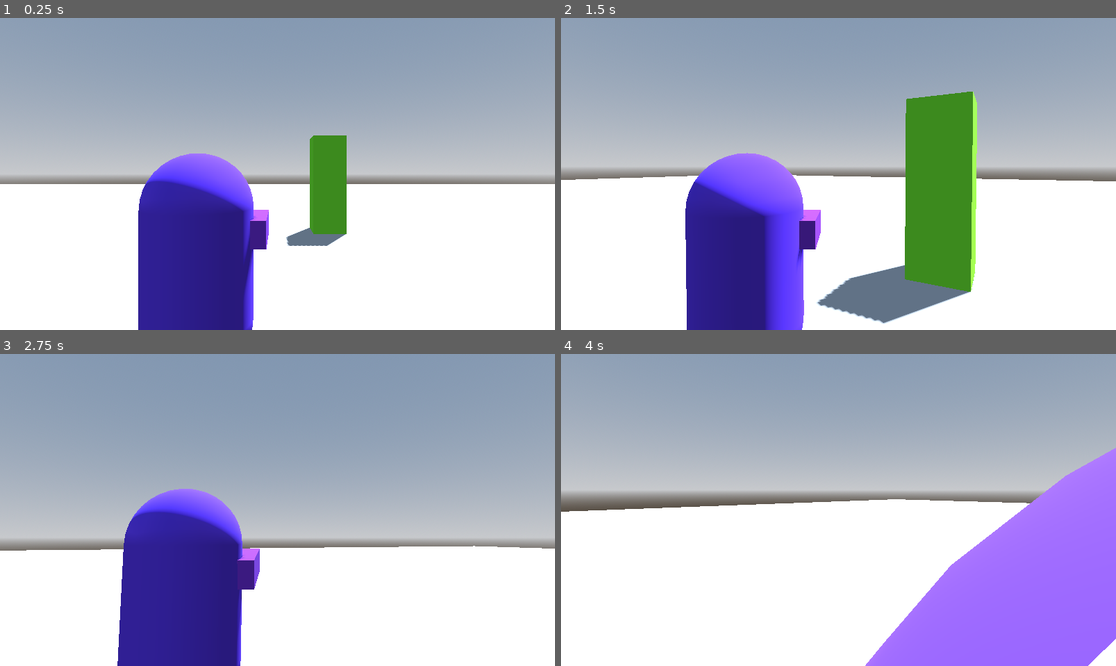
Above: before the commit, frames 1-4 (two rows, left to right).
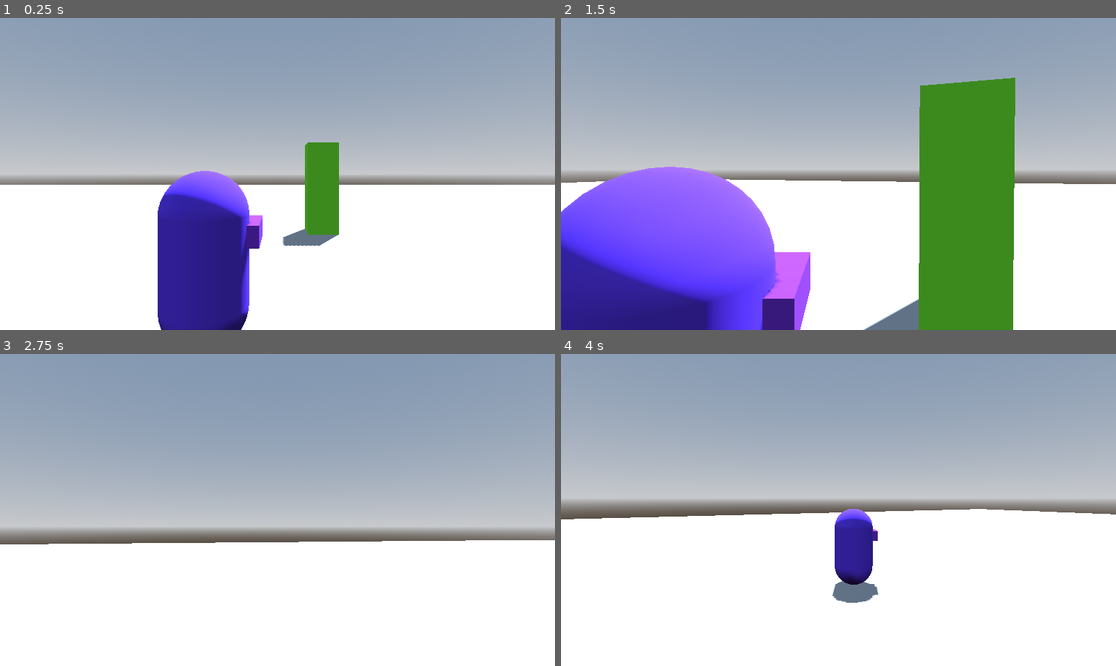
Above: after the commit, the same moments.

Repository: NxKuma/ISCS_3D
Game: Godot game, scene res://Scene/main.tscn
The game is run twice, just before and just after one commit, with the same random seed, the same clock (stepped at 60 frames per second) and the same inputs.
Inputs (mouse positions are in pixels of both pictures, inside the frame that each line leads up to):
- Up to frame 1 (0.25 s): no input
- Up to frame 2 (1.5 s): tap Enter (ui_accept) at 0.5, 0.77 s; move the mouse to (866, 174) at 0.52 s; hold Right mouse button (aim) 0.53-1.28 s; hold W (up) from 0.53 s (still down); move the mouse to (810, 174) at 1.27 s; right-click (810, 174) at 1.35 s
- Up to frame 3 (2.75 s): keep holding W (up); tap Enter (ui_accept) at 1.52 s; move the mouse to (288, 503) at 2.02 s; hold Shift (run) from 2.03 s (still down); right-click (288, 503) at 2.3 s
- Up to frame 4 (4 s): keep holding W (up); move the mouse to (832, 516) at 2.77 s; release Shift (run) at 2.78 s; click (832, 516) at 2.85 s; tap Enter (ui_accept) at 3.02, 3.77 s; right-click (832, 516) at 3.05 s; move the mouse to (877, 513) at 3.52 s; hold Right mouse button (aim) from 3.53 s (still down); tap V (switchcam) at 3.6 s

The runs differ from the first frame. In frame 1, 6.1% of the frame differs, in the area x 0-100%, y 37-100%; in frame 2, 35%, in the area x 0-100%, y 19-100%; in frame 3, 17%; in frame 4, 26%.

Commit message:
connected ADS and cam switch
known issue:
- aiming on the left side causes camera to go back instead of forward
- aimed camera goes through walls

Diff:
--- a/3rd-person-shooter/Scene/player.tscn
+++ b/3rd-person-shooter/Scene/player.tscn
@@ -15,36 +15,6 @@
 [sub_resource type="StandardMaterial3D" id="StandardMaterial3D_e5ids"]
 albedo_color = Color(0.415686, 0.176471, 0.741176, 1)
 
-[sub_resource type="Animation" id="Animation_b573p"]
-resource_name = "shoulder_left"
-tracks/0/type = "value"
-tracks/0/imported = false
-tracks/0/enabled = true
-tracks/0/path = NodePath("CamOrigin/SpringArm3D:position")
-tracks/0/interp = 1
-tracks/0/loop_wrap = true
-tracks/0/keys = {
-"times": PackedFloat32Array(0),
-"transitions": PackedFloat32Array(1),
-"update": 0,
-"values": [Vector3(0, -0.154, 0.628)]
-}
-
-[sub_resource type="Animation" id="Animation_huu76"]
-resource_name = "shoulder_right"
-tracks/0/type = "value"
-tracks/0/imported = false
-tracks/0/enabled = true
-tracks/0/path = NodePath("CamOrigin/SpringArm3D:position")
-tracks/0/interp = 1
-tracks/0/loop_wrap = true
-tracks/0/keys = {
-"times": PackedFloat32Array(0),
-"transitions": PackedFloat32Array(1),
-"update": 0,
-"values": [Vector3(0.646966, -0.153585, 0.627788)]
-}
-
 [sub_resource type="Animation" id="Animation_yybcm"]
 length = 0.001
 tracks/0/type = "value"
@@ -60,12 +30,84 @@
 "values": [Vector3(-0.647, -0.154, 0.628)]
 }
 
+[sub_resource type="Animation" id="Animation_b573p"]
+resource_name = "shoulder_left"
+tracks/0/type = "value"
+tracks/0/imported = false
+tracks/0/enabled = true
+tracks/0/path = NodePath("CamOrigin/SpringArm3D:position")
+tracks/0/interp = 1
+tracks/0/loop_wrap = true
+tracks/0/keys = {
+"times": PackedFloat32Array(0),
+"transitions": PackedFloat32Array(1),
+"update": 0,
+"values": [Vector3(0, 0, 1.25)]
+}
+
+[sub_resource type="Animation" id="Animation_huu76"]
+resource_name = "shoulder_right"
+tracks/0/type = "value"
+tracks/0/imported = false
+tracks/0/enabled = true
+tracks/0/path = NodePath("CamOrigin/SpringArm3D:position")
+tracks/0/interp = 1
+tracks/0/loop_wrap = true
+tracks/0/keys = {
+"times": PackedFloat32Array(0),
+"transitions": PackedFloat32Array(1),
+"update": 0,
+"values": [Vector3(0.647, 0, 1.25)]
+}
+
+[sub_resource type="Animation" id="Animation_jqtt1"]
+resource_name = "aim_left"
+tracks/0/type = "value"
+tracks/0/imported = false
+tracks/0/enabled = true
+tracks/0/path = NodePath("CamOrigin/SpringArm3D:position")
+tracks/0/interp = 1
+tracks/0/loop_wrap = true
+tracks/0/keys = {
+"times": PackedFloat32Array(0),
+"transitions": PackedFloat32Array(1),
+"update": 0,
+"values": [Vector3(0, 0, -1.25)]
+}
+
+[sub_resource type="Animation" id="Animation_fyogc"]
+resource_name = "aim_right"
+tracks/0/type = "value"
+tracks/0/imported = false
+tracks/0/enabled = true
+tracks/0/path = NodePath("CamOrigin/SpringArm3D:position")
+tracks/0/interp = 1
+tracks/0/loop_wrap = true
+tracks/0/keys = {
+"times": PackedFloat32Array(0),
+"transitions": PackedFloat32Array(1),
+"update": 0,
+"values": [Vector3(0.647, 0, -1.25)]
+}
+
 [sub_resource type="AnimationLibrary" id="AnimationLibrary_aya24"]
 _data = {
 "RESET": SubResource("Animation_yybcm"),
+"aim_left": SubResource("Animation_jqtt1"),
+"aim_right": SubResource("Animation_fyogc"),
 "shoulder_left": SubResource("Animation_b573p"),
 "shoulder_right": SubResource("Animation_huu76")
 }
+
+[sub_resource type="AnimationNodeAnimation" id="AnimationNodeAnimation_jovsm"]
+animation = &"aim_left"
+
+[sub_resource type="AnimationNodeAnimation" id="AnimationNodeAnimation_fedb5"]
+animation = &"aim_right"
+
+[sub_resource type="AnimationNodeBlend2" id="AnimationNodeBlend2_51wq3"]
+
+[sub_resource type="AnimationNodeBlend2" id="AnimationNodeBlend2_5fxs8"]
 
 [sub_resource type="AnimationNodeAnimation" id="AnimationNodeAnimation_6l4ki"]
 animation = &"shoulder_left"
@@ -76,15 +118,23 @@
 [sub_resource type="AnimationNodeBlend2" id="AnimationNodeBlend2_f656q"]
 
 [sub_resource type="AnimationNodeBlendTree" id="AnimationNodeBlendTree_7rjg1"]
-graph_offset = Vector2(-100.165, 18.9421)
-nodes/output/position = Vector2(1020, 140)
+graph_offset = Vector2(-218.402, 19.8824)
+nodes/aim_left/node = SubResource("AnimationNodeAnimation_jovsm")
+nodes/aim_left/position = Vector2(120, 60)
+nodes/aim_right/node = SubResource("AnimationNodeAnimation_fedb5")
+nodes/aim_right/position = Vector2(100, 360)
+nodes/aim_shoulder_left/node = SubResource("AnimationNodeBlend2_51wq3")
+nodes/aim_shoulder_left/position = Vector2(400, 100)
+nodes/aim_shoulder_right/node = SubResource("AnimationNodeBlend2_5fxs8")
+nodes/aim_shoulder_right/position = Vector2(460, 380)
+nodes/output/position = Vector2(1060, 240)
 nodes/shoulder_left/node = SubResource("AnimationNodeAnimation_6l4ki")
-nodes/shoulder_left/position = Vector2(420, 60)
+nodes/shoulder_left/position = Vector2(100, 200)
 nodes/shoulder_right/node = SubResource("AnimationNodeAnimation_rq3xd")
-nodes/shoulder_right/position = Vector2(400, 200)
+nodes/shoulder_right/position = Vector2(100, 500)
 nodes/shoulder_swap/node = SubResource("AnimationNodeBlend2_f656q")
-nodes/shoulder_swap/position = Vector2(720, 100)
-node_connections = [&"output", 0, &"shoulder_swap", &"shoulder_swap", 0, &"shoulder_left", &"shoulder_swap", 1, &"shoulder_right"]
+nodes/shoulder_swap/position = Vector2(820, 220)
+node_connections = [&"aim_shoulder_left", 0, &"aim_left", &"aim_shoulder_left", 1, &"shoulder_left", &"aim_shoulder_right", 0, &"aim_right", &"aim_shoulder_right", 1, &"shoulder_right", &"output", 0, &"shoulder_swap", &"shoulder_swap", 0, &"aim_shoulder_left", &"shoulder_swap", 1, &"aim_shoulder_right"]
 
 [node name="Player" type="CharacterBody3D" groups=["Player"]]
 script = ExtResource("1_4wdhb")
@@ -119,15 +169,6 @@
 mesh = SubResource("BoxMesh_25cyt")
 surface_material_override/0 = SubResource("StandardMaterial3D_e5ids")
 
-[node name="CamAnim" type="AnimationPlayer" parent="."]
-libraries = {
-"": SubResource("AnimationLibrary_aya24")
-}
-
-[node name="CamTree" type="AnimationTree" parent="."]
-tree_root = SubResource("AnimationNodeBlendTree_7rjg1")
-anim_player = NodePath("../CamAnim")
-parameters/shoulder_swap/blend_amount = 0.0
 [node name="Marker3D" type="Marker3D" parent="DirMesh"]
 transform = Transform3D(-4.37114e-08, 1, 0, 4.37114e-08, 1.91069e-15, 1, 1, 4.37114e-08, -4.37114e-08, 0, 0, -1.07896)
 
@@ -138,6 +179,18 @@
 wait_time = 0.05
 one_shot = true
 
+[node name="CamAnim" type="AnimationPlayer" parent="."]
+libraries = {
+"": SubResource("AnimationLibrary_aya24")
+}
+
+[node name="CamTree" type="AnimationTree" parent="."]
+tree_root = SubResource("AnimationNodeBlendTree_7rjg1")
+anim_player = NodePath("../CamAnim")
+parameters/aim_shoulder_left/blend_amount = 1.0
+parameters/aim_shoulder_right/blend_amount = 1.0
+parameters/shoulder_swap/blend_amount = 1.0
+
 [node name="Magazine" type="Node3D" parent="."]
 transform = Transform3D(1, 0, 0, 0, 1, 0, 0, 0, 1, 0.50104, 0.246486, -0.611766)
 
--- a/3rd-person-shooter/Script/player.gd
+++ b/3rd-person-shooter/Script/player.gd
@@ -4,7 +4,10 @@
 const JUMP_VELOCITY = 4.5
 const PROJECTILE = preload("res://Scene/bullet.tscn")
 var shoulder_swap = "parameters/shoulder_swap/blend_amount"
+var aim_shoulder_right = "parameters/aim_shoulder_right/blend_amount"
+var aim_shoulder_left = "parameters/aim_shoulder_left/blend_amount"
 var shoulder = 1.0 #1 for s-right, 0 for s,left
+var aiming = 1.0 #1 for regular, 0 for ADS
 
 
 @onready var pivot = $CamOrigin
@@ -13,7 +16,7 @@
 @onready var gun: MeshInstance3D = $DirMesh
 @onready var gun_dir: Marker3D = $DirMesh/Marker3D
 @onready var shoot_time: Timer = $DirMesh/ShootTime
-@export var sens: float = 0.5
+@export var sens: float = 0.3
 
 # Get the gravity from the project settings to be synced with RigidBody nodes.
 var gravity = ProjectSettings.get_setting("physics/3d/default_gravity")
@@ -37,10 +40,14 @@
 	if not is_on_floor():
 		velocity.y -= gravity * delta
 
-	if Input.is_action_pressed("aim"):
-		pivot.position = pivot.position.lerp(Vector3(0.174,0.964,-0.95), 0.3)
-	else:
-		pivot.position = pivot.position.lerp(Vector3(0.174,0.964,0), 0.5)
+	if Input.is_action_just_pressed("aim"):
+		aiming *= -1
+		#spring_arm_3d.position = spring_arm_3d.position.lerp(Vector3(0.174,0.964,-0.628), 0.3)
+	#else:
+		#spring_arm_3d.position = spring_arm_3d.position.lerp(Vector3(0.174,0.964,0.628), 0.5)
+		#pivot.position = pivot.position.lerp(Vector3(0.174,0.964,-0.628), 0.3)
+	#else:
+		#pivot.position = pivot.position.lerp(Vector3(0.174,0.964,0.628), 0.5)
 
 	if Input.is_action_just_pressed("shoot") and can_shoot:
 		shoot()
@@ -72,6 +79,15 @@
 		velocity.z = move_toward(velocity.z, 0, SPEED * 0.3)
 
 	$CamTree.set(shoulder_swap, lerp($CamTree.get(shoulder_swap), shoulder, delta*7))
+
+	if aiming:
+		#if $CamTree.get(shoulder_swap):
+		if shoulder_swap:
+			$CamTree.set(aim_shoulder_right, lerp($CamTree.get(aim_shoulder_right), aiming, delta*7))
+		else:
+		#elif $CamTree.get(shoulder_swap) <= 0:
+			$CamTree.set(aim_shoulder_left, lerp($CamTree.get(aim_shoulder_left), aiming, delta*7))
+
 
 	move_and_slide()
 
Not shown: 1 places in 3rd-person-shooter/Scene/player.tscn that only renumber resources
